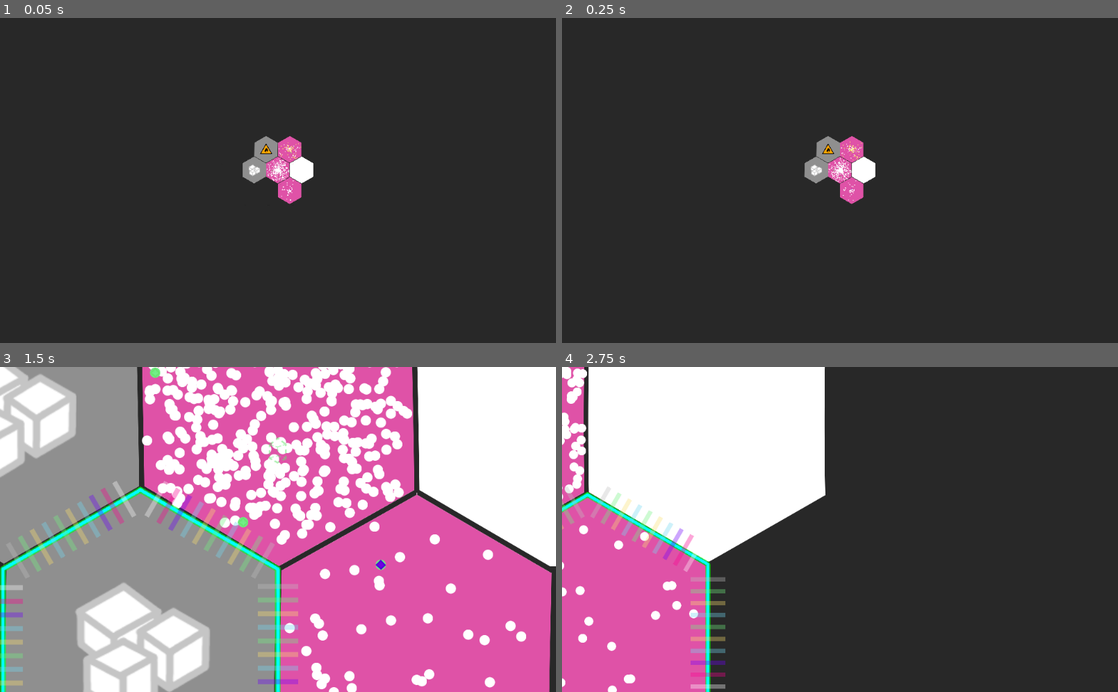
Above: before the commit, frames 1-4 (two rows, left to right).
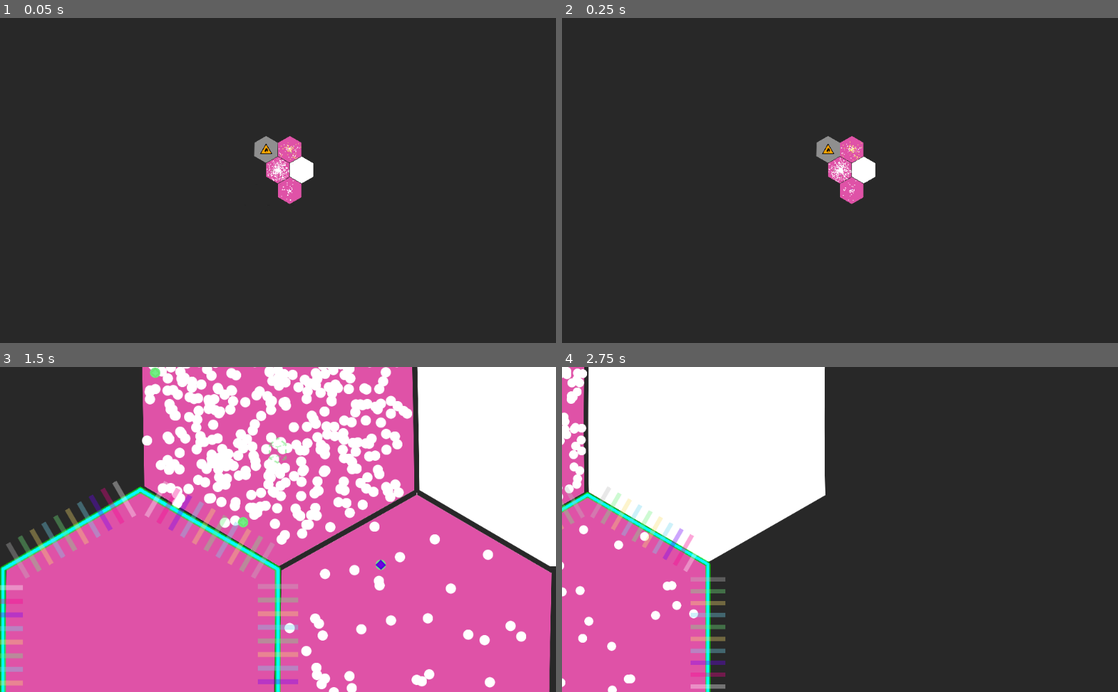
Above: after the commit, the same moments.

Repository: tobyp/hackathon2020
Game: Godot game, scene res://main.tscn
The game is run twice, just before and just after one commit, with the same random seed, the same clock (stepped at 60 frames per second) and the same inputs.
Inputs (mouse positions are in pixels of both pictures, inside the frame that each line leads up to):
- Up to frame 1 (0.05 s): no input
- Up to frame 2 (0.25 s): no input
- Up to frame 3 (1.5 s): tap Enter at 0.5 s; drag from (278, 516) to (333, 458) at 0.52 s; drag from (166, 627) to (250, 594) at 1.27 s
- Up to frame 4 (2.75 s): move the mouse to (962, 636) at 2.02 s; hold D from 2.03 s (still down); click (962, 636) at 2.17 s

The runs differ from the first frame. In frame 1, 0.3% of the frame differs, in the area x 43-48%, y 42-51%; in frame 2, 0.3%; in frame 3, 36%, in the area x 0-50%, y 0-100%; in frame 4, nothing differs.
Error after the commit: Invalid call. Nonexistent function 'particle_type_resource_output' in base 'Node (rules.gd)'. (res://cells/cell.gd:43)

Commit message:
Fix some cell rules

Diff:
--- a/cells/cell.gd
+++ b/cells/cell.gd
@@ -40,7 +40,7 @@
 func init_resource(resource_particle: int, anti_biomass: bool = 0.0):
 	self.set_toxin(Globals.ToxinType.ANTI_BIOMASS, anti_biomass)  # otherwise all transporters die on entry
 	self.set_input_allowed([Globals.ParticleType.PROTEIN_TRANSPORTER])  # otherwise particles get trapped
-	self.set_output_allowed([resource_particle])
+	self.set_output_allowed([Rules.particle_type_resource_output(resource_particle)])
 	self.add_particles(resource_particle, 1)
 	_set_type(Globals.CellType.RESOURCE)
 
@@ -70,7 +70,7 @@
 	if self.type != Globals.CellType.CAPTURED and self.type != Globals.CellType.RESOURCE and self.type != Globals.CellType.TOXIC and self.type != Globals.CellType.EMPTY:
 		return false
 	# Sacrificing your particles to toxins is allowed...
-	assert(self.type != Globals.CellType.RESOURCE or self.input_allowed.size() > 0, "RESOURCE cells should have explicit input_allowed values")
+	assert(self.type != Globals.CellType.RESOURCE or self._input_allowed.size() > 0, "RESOURCE cells should have explicit input_allowed values")
 	return self._input_allowed.get(type, true)
 
 func set_output_allowed(allowed: Array):
@@ -209,7 +209,7 @@
 func simulate(delta):
 	if Rules.cell_type_has_toxin_recovery(type):
 		_process_toxin_recovery(delta)
-	if type == Globals.CellType.CAPTURED:
+	if Rules.cell_type_processes_pressure(type):
 		pass # _process_sugar_usage(delta)  # TODO reenable this, it's just commented to ease debugging
 		_process_pressure(delta)
 	if Rules.cell_type_processes_recipes(type):
@@ -477,7 +477,7 @@
 		else:
 			# Add button
 			var button = TextureButton.new()
-			var texture = load(Globals.particle_type_get_res(r.outputs.keys()[0], true))
+			var texture = Globals.particle_type_get_res(r.outputs.keys()[0], true)
 			button.texture_normal = texture
 			button.expand = true
 			button.rect_min_size = 0.2 * texture.get_size()
@@ -509,7 +509,7 @@
 		add_particles(t, r.outputs[t], false)
 
 func _update_recipe_cooldown():
-	if not Globals.cell_type_renders_recipe_progress(type):
+	if not Rules.cell_type_renders_recipe_progress(type):
 		return
 	if auto_recipe_cooldown == 0:
 		auto_recipe_material.set_shader_param("percentage", 1.0)
--- a/cells/cell_particle.gd
+++ b/cells/cell_particle.gd
@@ -19,7 +19,7 @@
 		var collision = move_and_collide(motion)
 		if collision != null:
 			var reflect = collision.remainder.bounce(collision.normal)
-			# This is a Box-Muller transform, to get a normal distributed sample, scaled by 2 so
+			# This is a Box-Muller transform, to get a normal distributed sample
 			var phi = deg2rad(sqrt(-1 * log(Rules.rng.randf())) * cos(2 * PI * Rules.rng.randf()))
 			velocity = velocity.bounce(collision.normal).rotated(phi)
 			collision = move_and_collide(reflect)
@@ -39,7 +39,7 @@
 
 func _set_type(type_: int):
 	type = type_
-	var image_res = Globals.particle_type_get_res(type)
+	var tex = Globals.particle_type_get_res(type)
 	scale = Vector2(1, 1)
 	$InnerSprite.scale = Vector2(1, 1)
 
@@ -48,7 +48,7 @@
 			$InnerSprite.scale = Vector2(0.2, 0.2)
 		Globals.ParticleType.ANTI_MITOCHONDRION:
 			scale = Vector2(5, 5)
-		Globals.ParticleType.POISON_ALCOHOL:
+		Globals.ParticleType.POISON_ALCOHOL, Globals.ParticleType.POISON_LYE, Globals.ParticleType.POISON_PLUTONIUM:
 			scale = Vector2(2.5, 2.5)
 		Globals.ParticleType.POISON_LYE:
 			scale = Vector2(2.5, 2.5)
@@ -56,11 +56,11 @@
 			scale = Vector2(2.5, 2.5)
 
 	if Rules.particle_type_is_in_transporter(type):
-		$InnerSprite.texture = load(image_res)
-		$Sprite.texture = load("res://textures/green_enzyme.png")
+		$InnerSprite.texture = tex
+		$Sprite.texture = preload("res://textures/green_enzyme.png")
 	else:
 		$InnerSprite.texture = null
-		$Sprite.texture = load(image_res)
+		$Sprite.texture = tex
 
 func _get_type() -> int:
 	return type
--- a/globals.gd
+++ b/globals.gd
@@ -106,49 +106,7 @@
 			return "Plutonium"
 	return "Unknown Particle"
 
-static func particle_type_get_mnemonic(particle: int) -> String:
-	match particle:
-		ParticleType.PROTEIN_WHITE:
-			return "x"
-		ParticleType.SUGAR:
-			return "s"
-		ParticleType.ANTI_MITOCHONDRION:
-			return "S"
-		ParticleType.AMINO_PHE:
-			return "p*"
-		ParticleType.PROTEIN_TRANSPORTER:
-			return "p"
-		ParticleType.RIBOSOME_TRANSPORTER:
-			return "P"
-		ParticleType.AMINO_ALA:
-			return "a*"
-		ParticleType.ENZYME_ALCOHOL:
-			return "a"
-		ParticleType.RIBOSOME_ALCOHOL:
-			return "A"
-		ParticleType.POISON_ALCOHOL:
-			return "(A)"
-		ParticleType.AMINO_LYS:
-			return "l*"
-		ParticleType.ENZYME_LYE:
-			return "l"
-		ParticleType.RIBOSOME_LYE:
-			return "L"
-		ParticleType.POISON_LYE:
-			return "(L)"
-		ParticleType.AMINO_TYR:
-			return "q*"
-		ParticleType.QUEEN:
-			return "Q"
-		ParticleType.AMINO_PRO:
-			return "o*"
-		ParticleType.PRO_QUEEN:
-			return "O"
-		ParticleType.POISON_PLUTONIUM:
-			return "(U)"
-	return "?"
-
-static func particle_type_get_res(particle: int, outline: bool = false) -> String:
+static func particle_type_get_res(particle: int, outline: bool = false) -> Texture:
 	var image_name = "white_prot"
 	match particle:
 		ParticleType.PROTEIN_TRANSPORTER:
@@ -191,7 +149,7 @@
 	if "ribosome" in image_name and outline:
 		image_name += "_outline"
 
-	return "res://textures/%s.png" % image_name
+	return load("res://textures/%s.png" % image_name) as Texture
 
 static func particle_type_get_color(particle: int) -> Color:
 	match particle:
--- a/rules.gd
+++ b/rules.gd
@@ -254,7 +254,10 @@
 	return false
 
 static func cell_type_processes_recipes(type: int) -> bool:
-	return type == Globals.CellType.RESOURCE or type == Globals.CellType.CAPTURED
+	return type == Globals.CellType.CAPTURED or type == Globals.CellType.RESOURCE
+
+static func cell_type_processes_pressure(type: int) -> bool:
+	return type == Globals.CellType.CAPTURED or type == Globals.CellType.RESOURCE
 
 static func cell_type_has_toxin_recovery(type: int) -> bool:
 	return type == Globals.CellType.TOXIC or type == Globals.CellType.EMPTY
